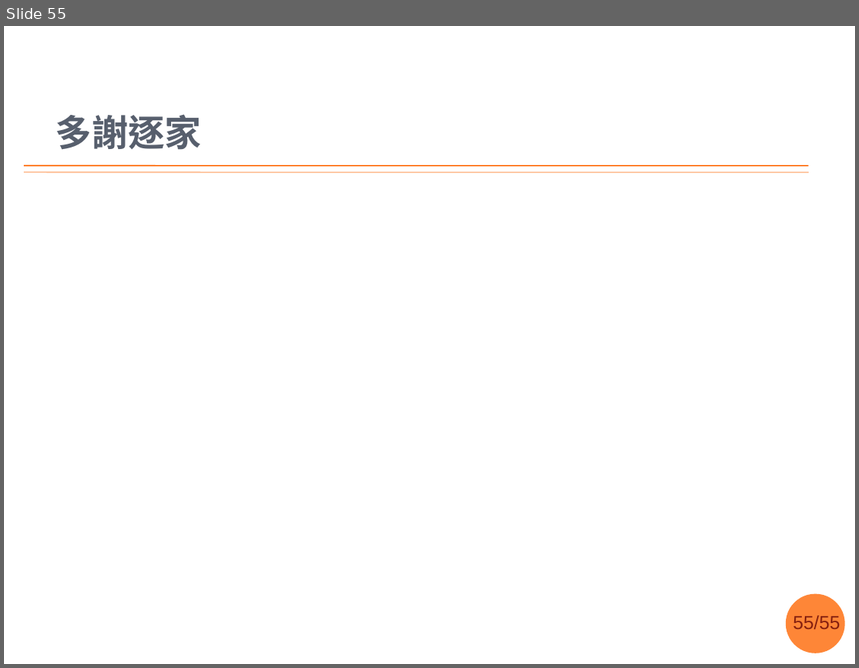
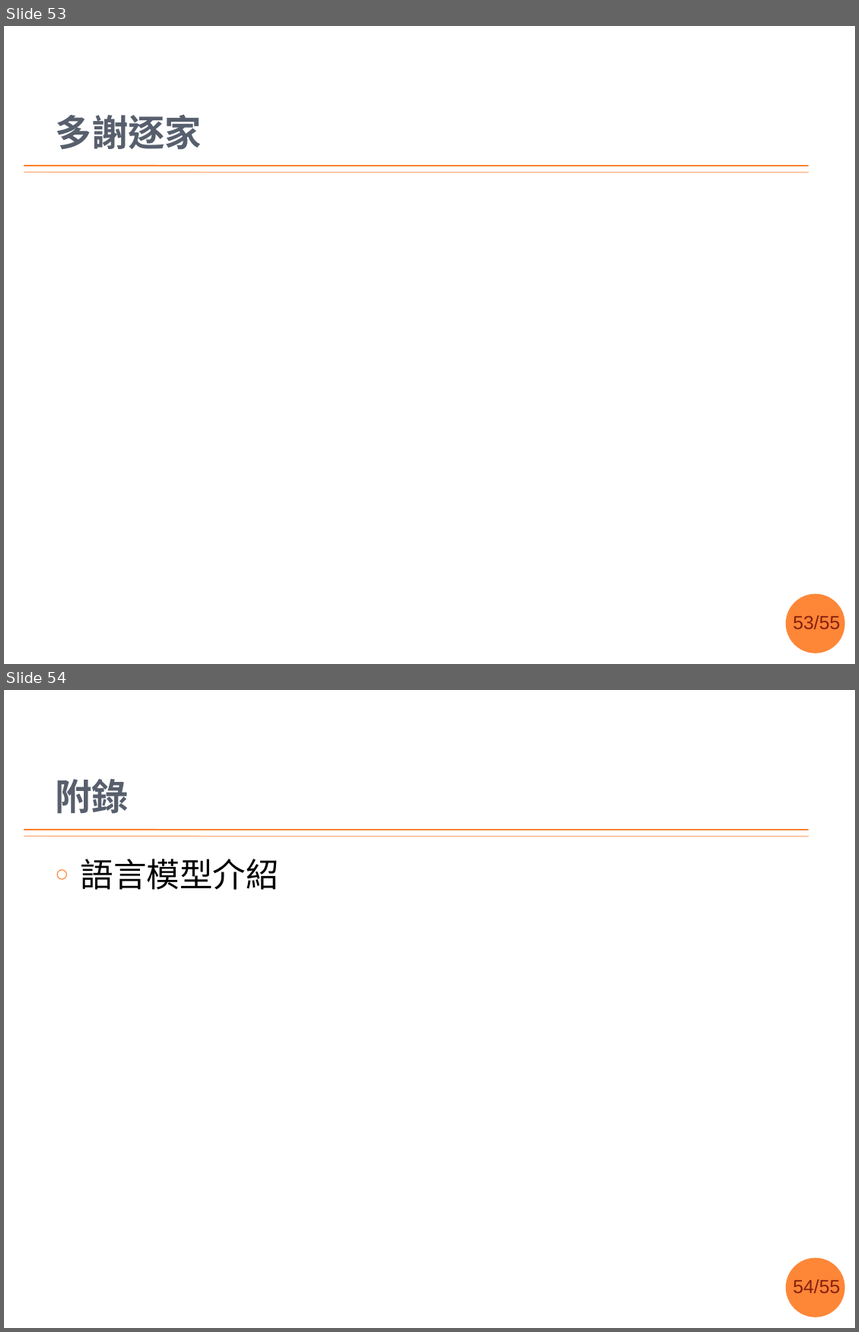
Before and after one commit to sih4sing5hong5/po3-ko3_tau5-iann2-phinn3, a slide deck: 翻譯報告.pptx. Shown one above the other, each under a label of ours: slide 55 before the commit, slides 53 and 54 after it. The pictures are 859x668 and 859x1332 pixels, drawn with LibreOffice and Linux fonts; fonts in the diff are those of the drawing; background and template pictures are left out. Boxes give left, top, right and bottom in pixels: in the first picture for what was removed or moved away, otherwise in the second. Text is boxed around its words. In the diff, an @@ line names an element or a change of style, - is before the commit and + after.

```diff
--- a/翻譯報告.pptx
+++ b/翻譯報告.pptx
@@ slide 54 added at (x1=4, y1=690, x2=855, y2=1328), background #FFFFFF; not listed: 4 template elements that a slide beside it also shows @@
@@ title added at (x1=55, y1=779, x2=128, y2=814), 31 pt, text #575F6D, bold @@
+附錄
@@ text added at (x1=81, y1=859, x2=279, y2=890), 28 pt, text #000000 @@
+○ 語言模型介紹
@@ what was slide 55 is now slide 53 @@
@@ page number at (x1=793, y1=616, x2=840, y2=629): text changed @@
-55/55
+53/55
```
Also in this commit, not shown: 12 slides changed, 2 other slides added, 1 slide removed.
